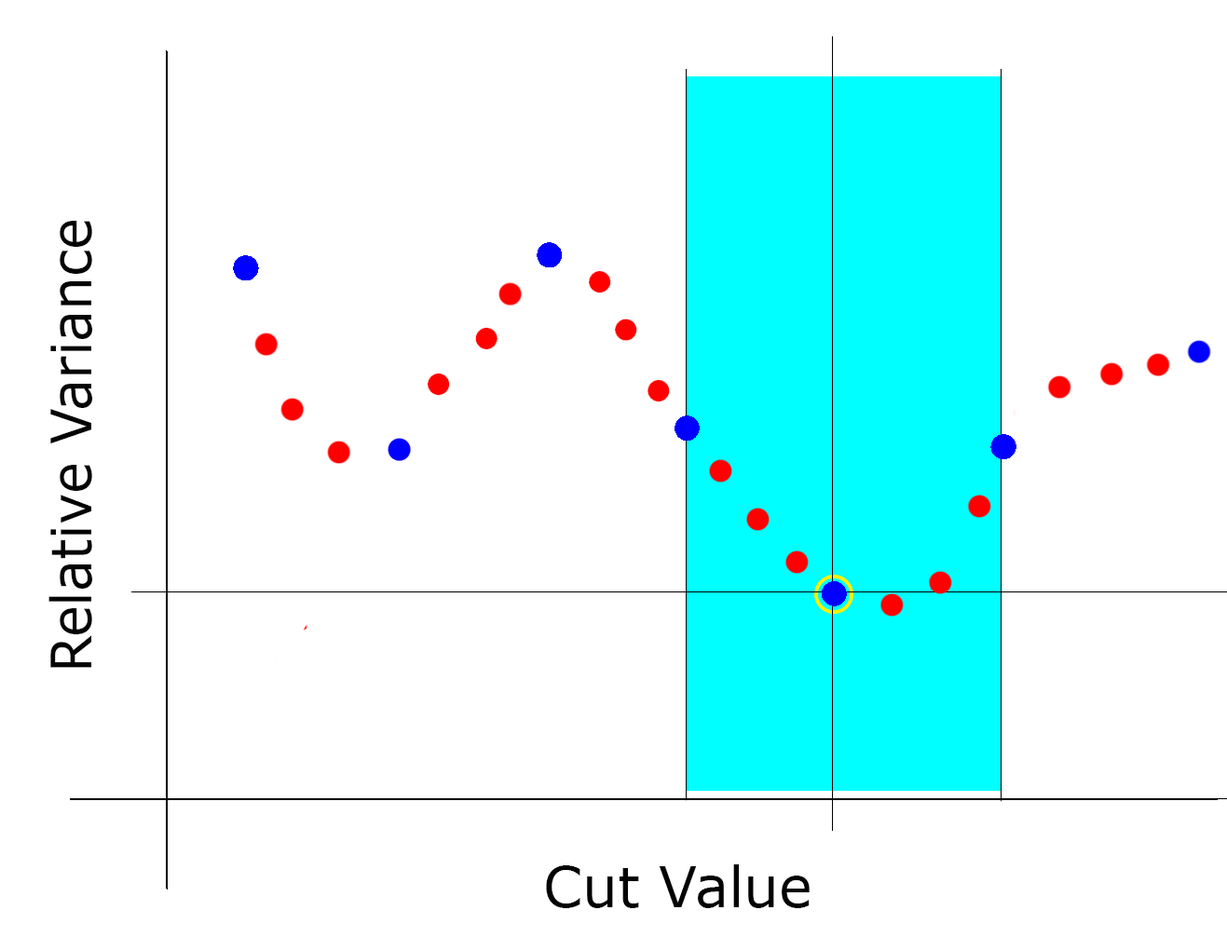
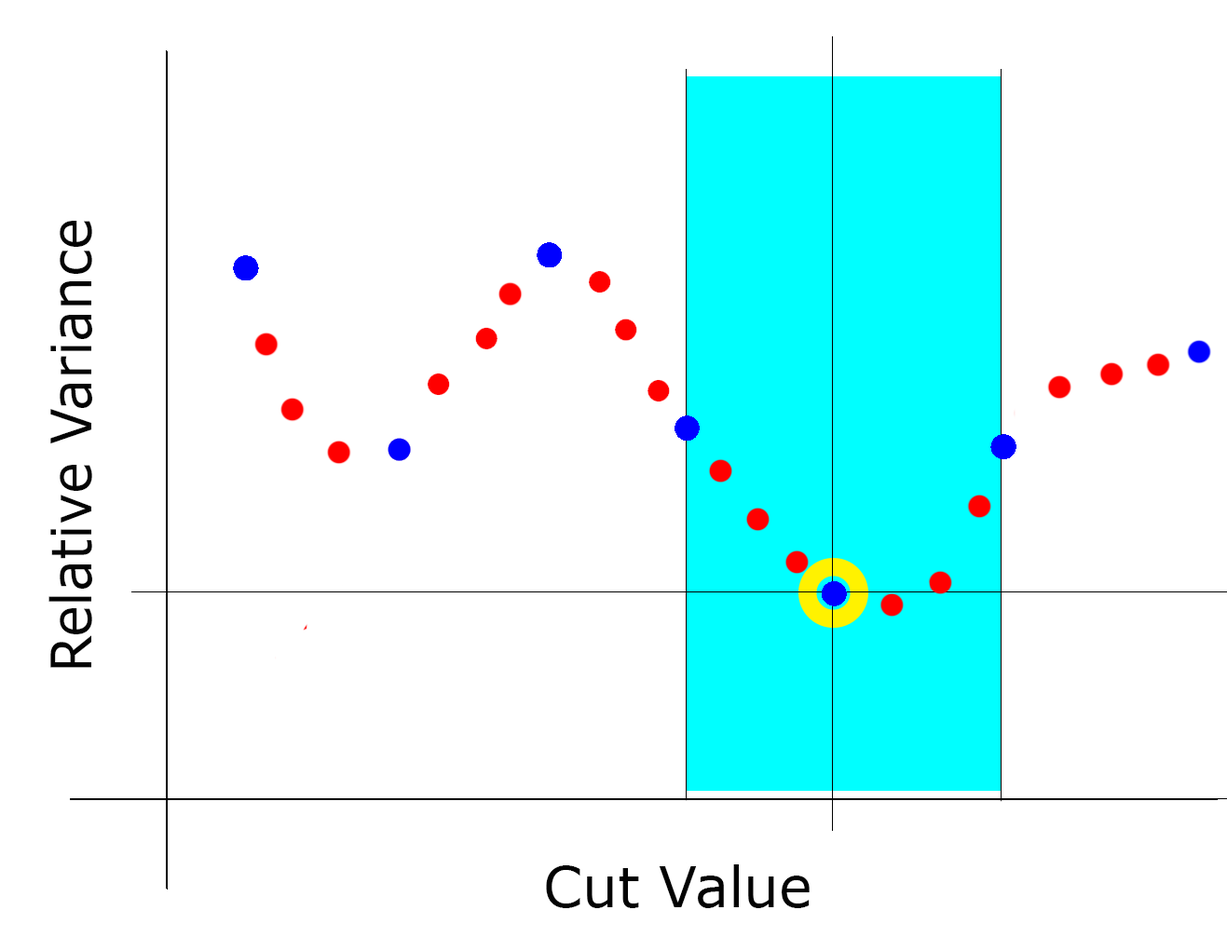
Revision of a layered 1227×951 image; what changed, layer by layer:
painted on "Ellipse 1" over 798, 558, 869, 629
